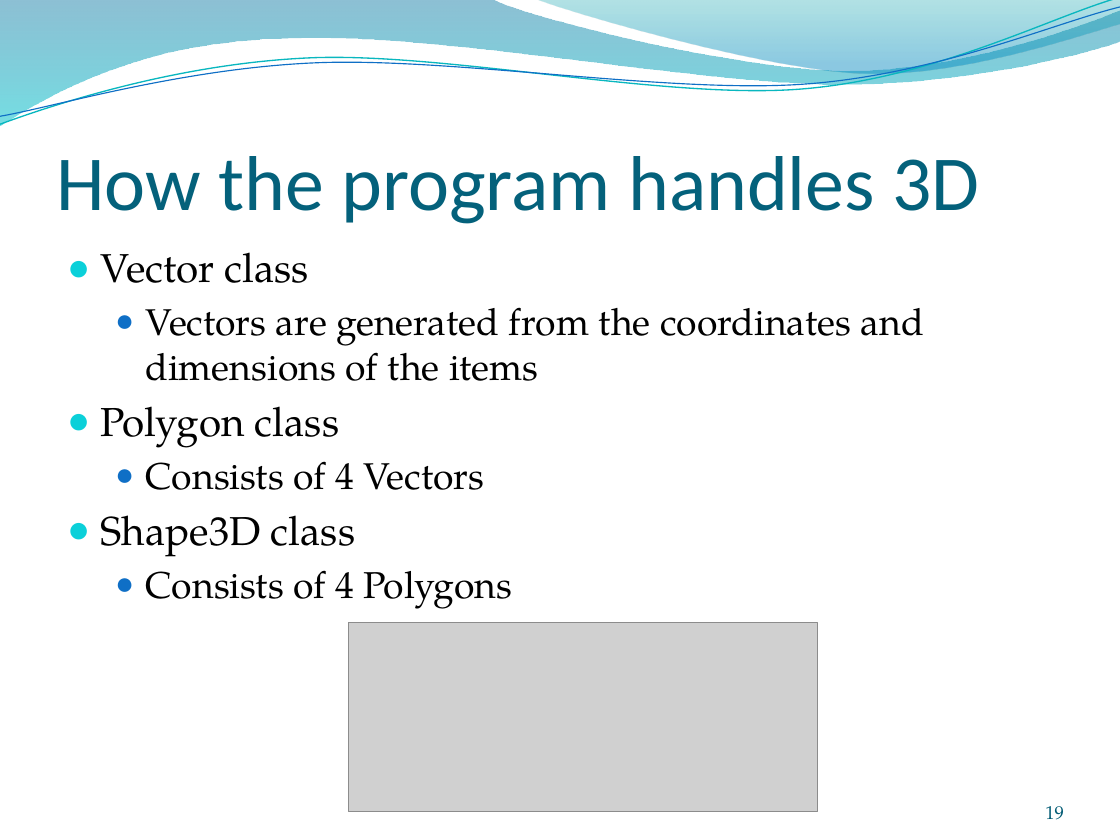
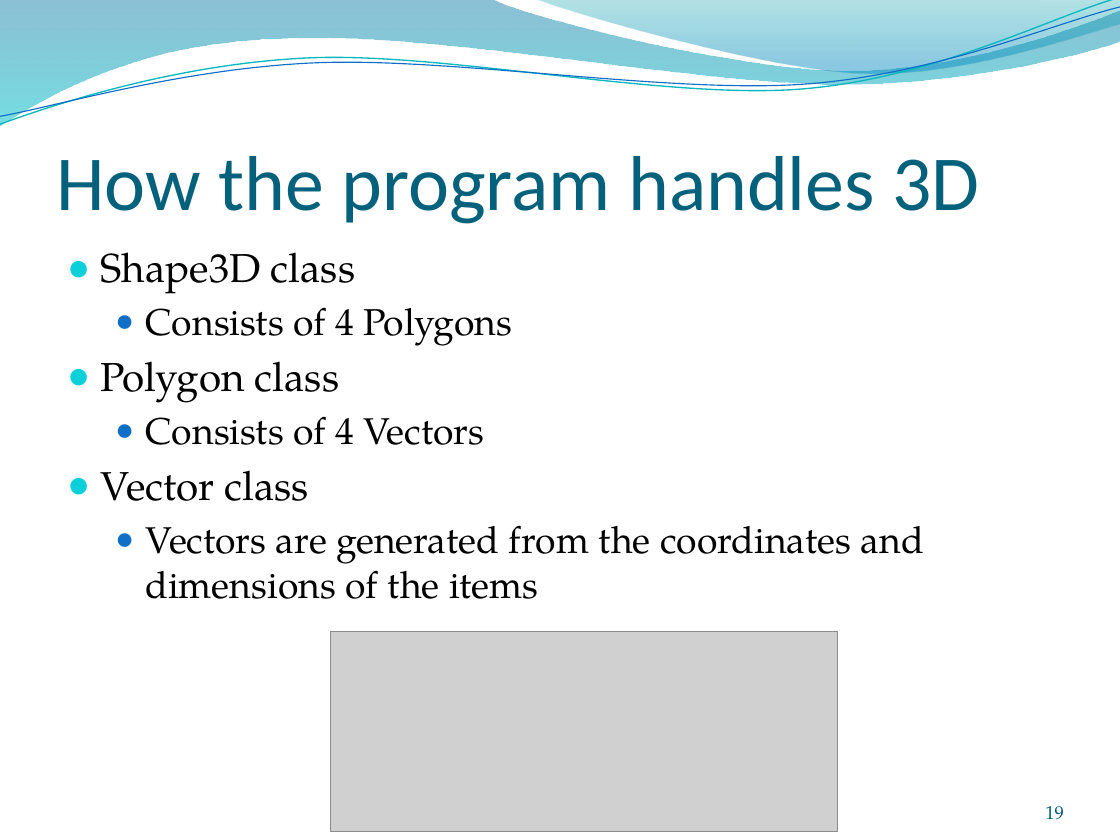
Before and after one commit to montelongoj/p2-b130-aau-2011, a slide deck: slide 19 of P2 project Bag Packer Program.pptx. Drawn at 1120x840 pixels with LibreOffice and Linux fonts; fonts in the diff are those of the drawing; grey boxes stand for pictures; background and template pictures are left out. Boxes give left, top, right and bottom in pixels: in the first picture for what was removed or moved away, otherwise in the second. Text is boxed around its words. In the diff, an @@ line names an element or a change of style, - is before the commit and + after.

```diff
--- a/P2 project Bag Packer Program.pptx
+++ b/P2 project Bag Packer Program.pptx
@@ text at (x1=101, y1=252, x2=512, y2=445): paragraphs added @@
+● Shape3D class
+  ● Consists of 4 Polygons
+● Polygon class
+  ● Consists of 4 Vectors
@@ text at (x1=101, y1=406, x2=512, y2=609): paragraphs removed @@
-● Polygon class
-  ● Consists of 4 Vectors
-● Shape3D class
-  ● Consists of 4 Polygons
@@ picture resized from (x1=348, y1=623, x2=818, y2=812) to (x1=330, y1=631, x2=838, y2=831) @@
```
